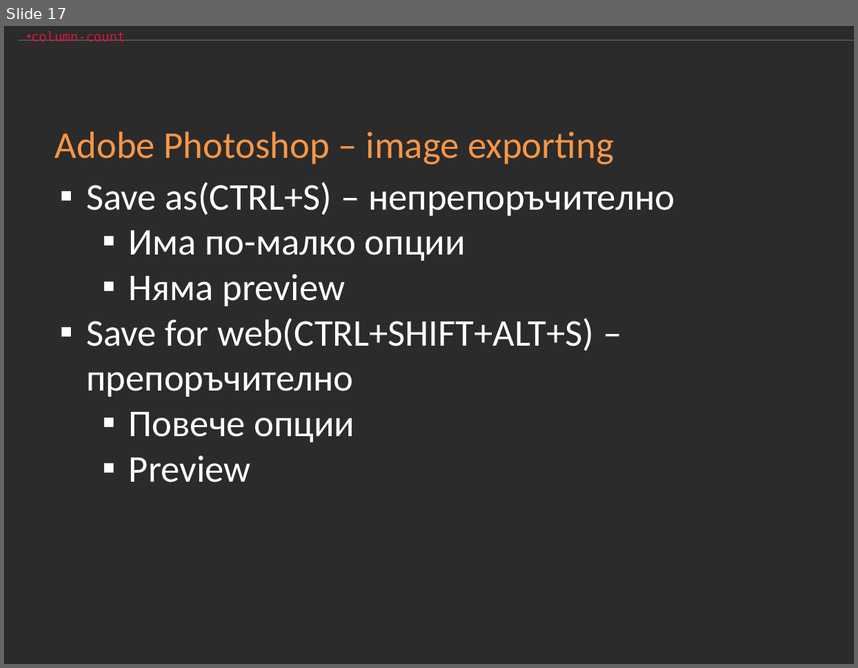
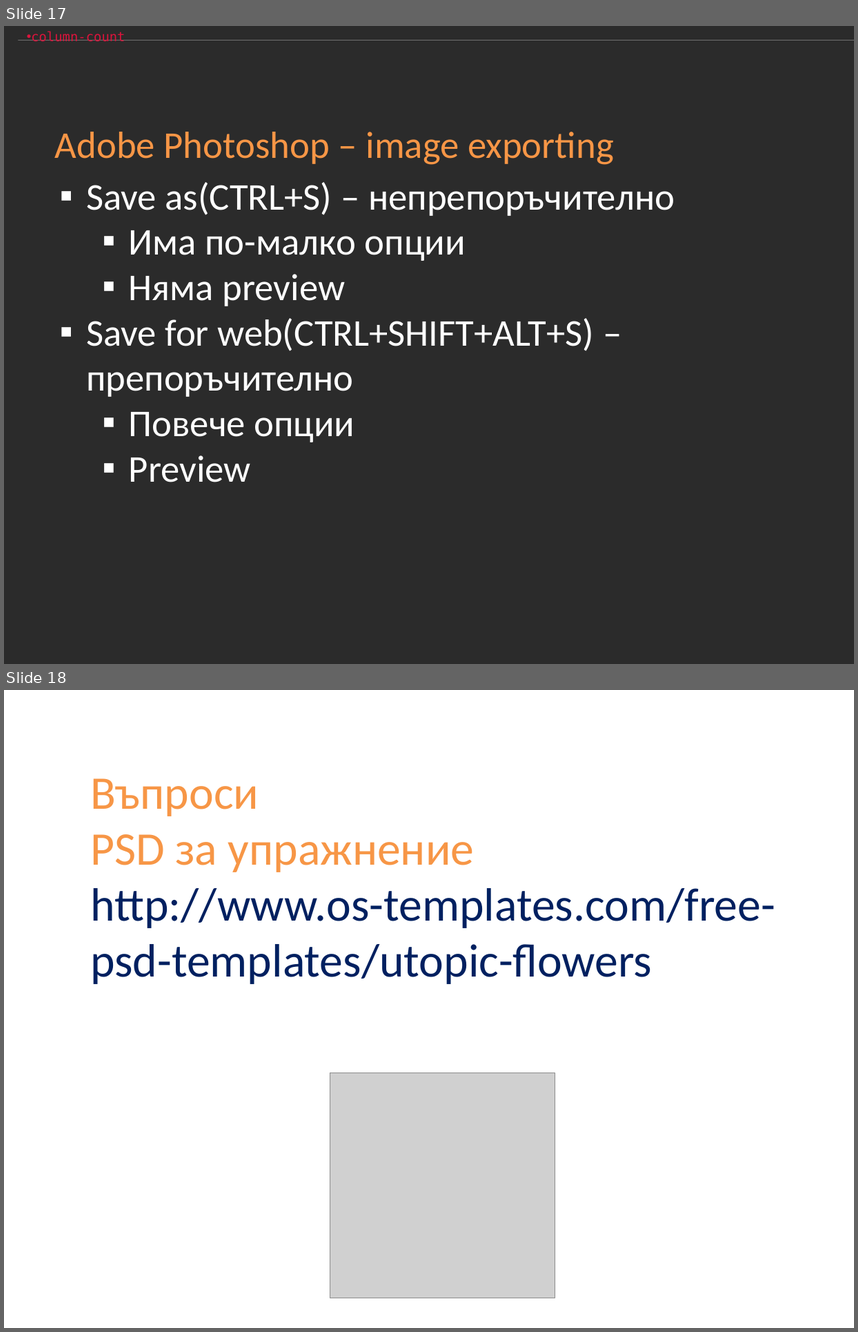
Before and after one commit to Academy-Soft-Intellect/Front-End-Course, a slide deck: 07-Photoshop/07-Photoshop.pptx. Shown one above the other, each under a label of ours: slide 17 before the commit, slides 17 and 18 after it. The pictures are 858x668 and 858x1332 pixels, drawn with LibreOffice and Linux fonts; fonts in the diff are those of the drawing; grey boxes stand for pictures; background and template pictures are left out; a plain dark background stands for a picture behind light text. Boxes give left, top, right and bottom in pixels: in the first picture for what was removed or moved away, otherwise in the second. Text is boxed around its words. In the diff, an @@ line names an element or a change of style, - is before the commit and + after.

```diff
--- a/07-Photoshop/07-Photoshop.pptx
+++ b/07-Photoshop/07-Photoshop.pptx
@@ slide 18 added at [4,690,854,1328], background picture (left out) @@
@@ title added at [90,778,775,984], 39.6 pt, text #002060 @@
+Въпроси
+PSD за упражнение
+http://www.os-templates.com/free-psd-templates/utopic-flowers
@@ picture added at [330,1072,555,1298] @@
```
Also in this commit, not shown: 1 slide changed, 2 slides removed, 8 other files.
